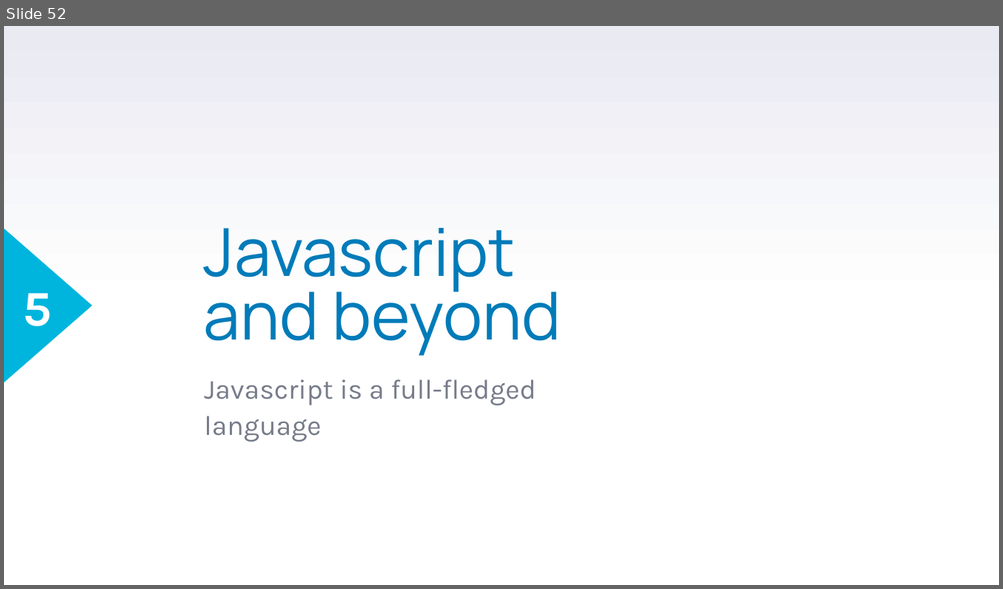
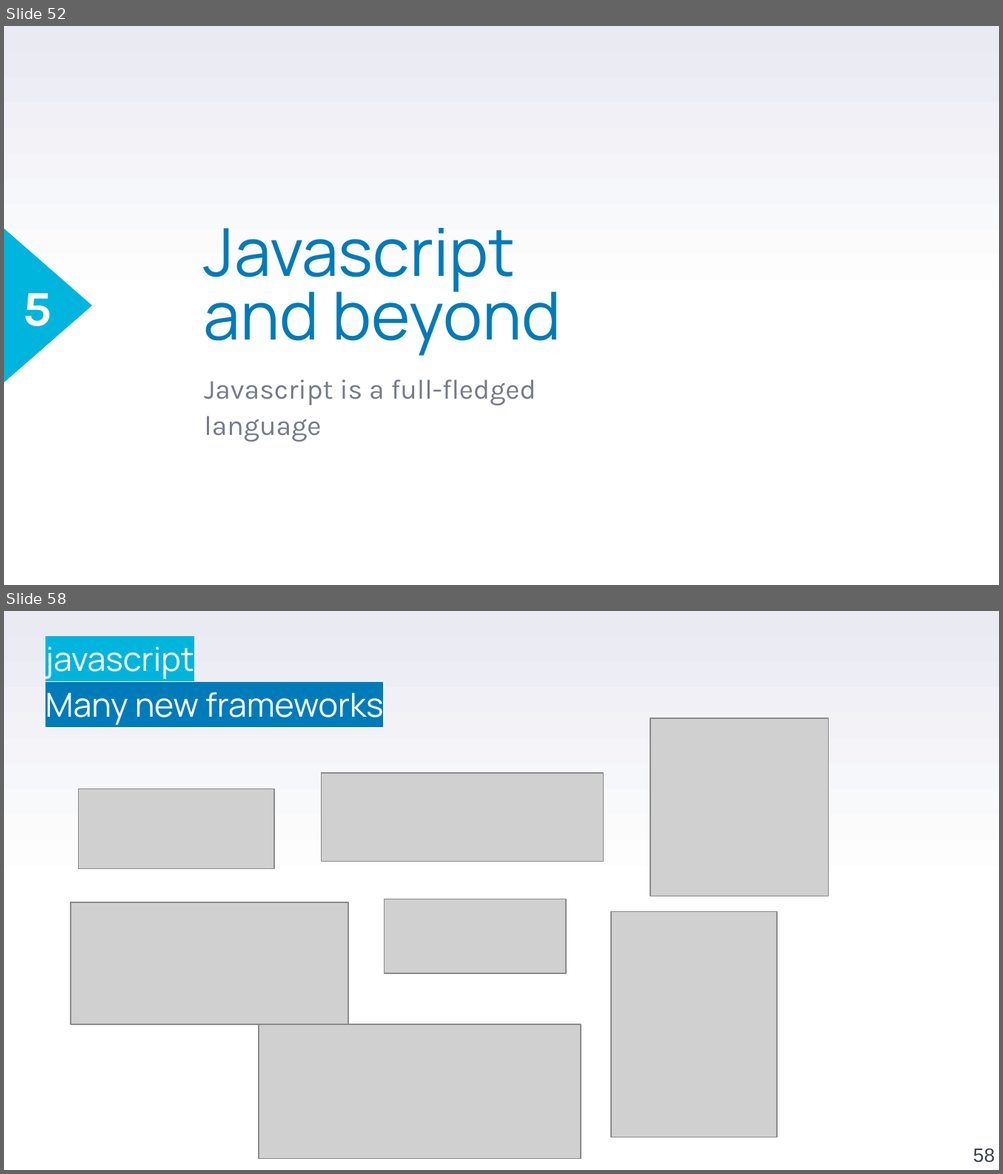
Before and after one commit to stefanofiorenza/KNITS, a slide deck: Programs/Trainings/01-FE/BasicJS/KNITS-Javascript.pptx. Shown one above the other, each under a label of ours: slide 52 before the commit, slides 52 and 58 after it; the slides between them are not shown. The pictures are 1003x589 and 1003x1174 pixels, drawn with LibreOffice and Linux fonts; fonts in the diff are those of the drawing; grey boxes stand for pictures; background and template pictures are left out. Boxes give left, top, right and bottom in pixels: in the first picture for what was removed or moved away, otherwise in the second. Text is boxed around its words. In the diff, an @@ line names an element or a change of style, - is before the commit and + after.

```diff
--- a/Programs/Trainings/01-FE/BasicJS/KNITS-Javascript.pptx
+++ b/Programs/Trainings/01-FE/BasicJS/KNITS-Javascript.pptx
@@ slide 58 added at (4,611,999,1170), background gradient #FFFFFF to #E9EAF2 @@
@@ text added at (45,647,384,726), 24 pt, text #FFFFFF @@
+javascript
+Many new frameworks
@@ picture added at (651,718,828,897) @@
@@ picture added at (321,773,603,862) @@
@@ picture added at (79,789,275,869) @@
@@ picture added at (71,903,348,1025) @@
@@ picture added at (384,900,566,974) @@
@@ picture added at (611,911,777,1137) @@
@@ picture added at (259,1025,581,1159) @@
@@ page number added at (973,1148,994,1163), 14 pt, text #3A3F50 @@
+58
```
Also in this commit, not shown: 3 slides changed, 6 other slides added, 49 other files.
